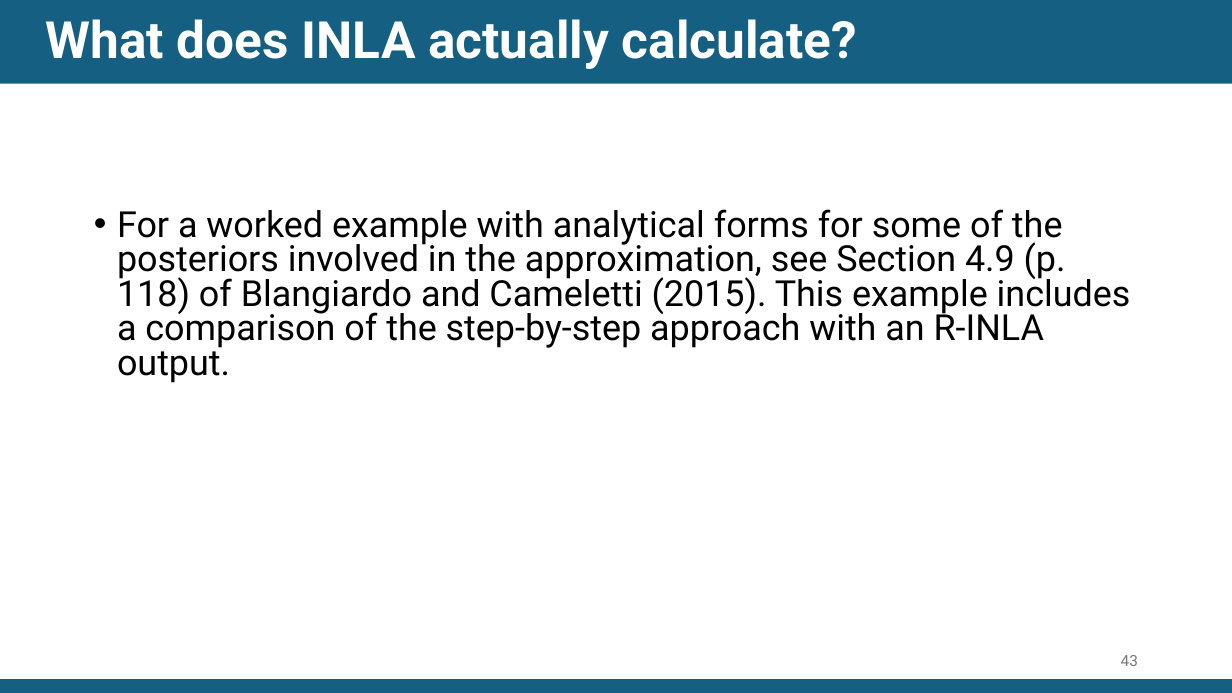
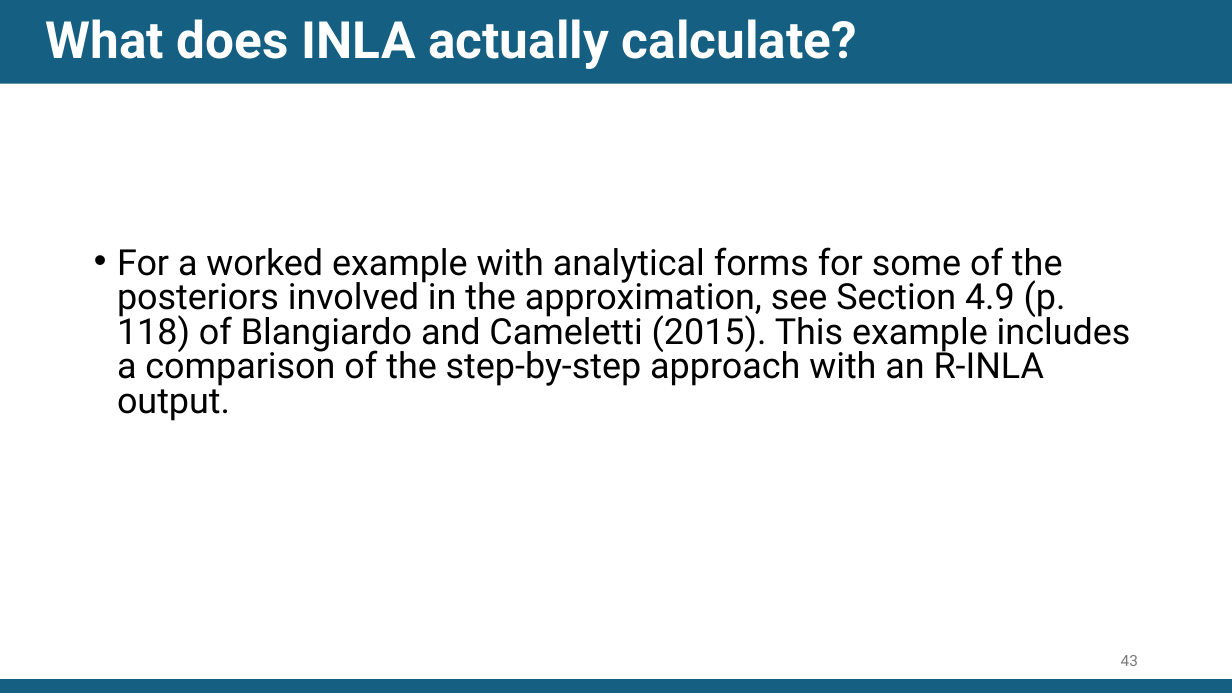
Before and after one commit to EdsonUtazi/CISON_Workshop_Nigeria, a slide deck: slide 43 of Day 1 files/Bayesian inference and computation using INLA and inlabru.pptx. Drawn at 1232x693 pixels with LibreOffice and Linux fonts; fonts in the diff are those of the drawing. Boxes give left, top, right and bottom in pixels: in the first picture for what was removed or moved away, otherwise in the second. Text is boxed around its words. In the diff, an @@ line names an element or a change of style, - is before the commit and + after.

```diff
--- a/Day 1 files/Bayesian inference and computation using INLA and inlabru.pptx
+++ b/Day 1 files/Bayesian inference and computation using INLA and inlabru.pptx
@@ text "For a worked example with ...": place and size @@
-text "For a worked example with ..." at [117, 209, 1131, 383]
+text "For a worked example with ..." at [117, 247, 1131, 421]
```
Also in this commit, not shown: 5 other slides changed, 1 slide added, 1 slide removed.
